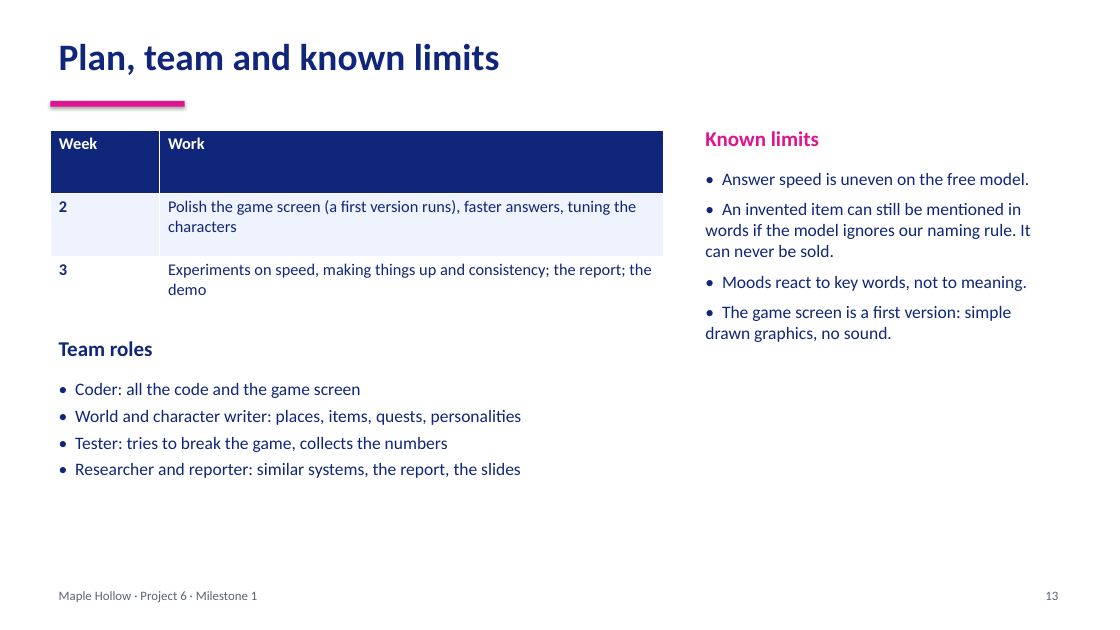
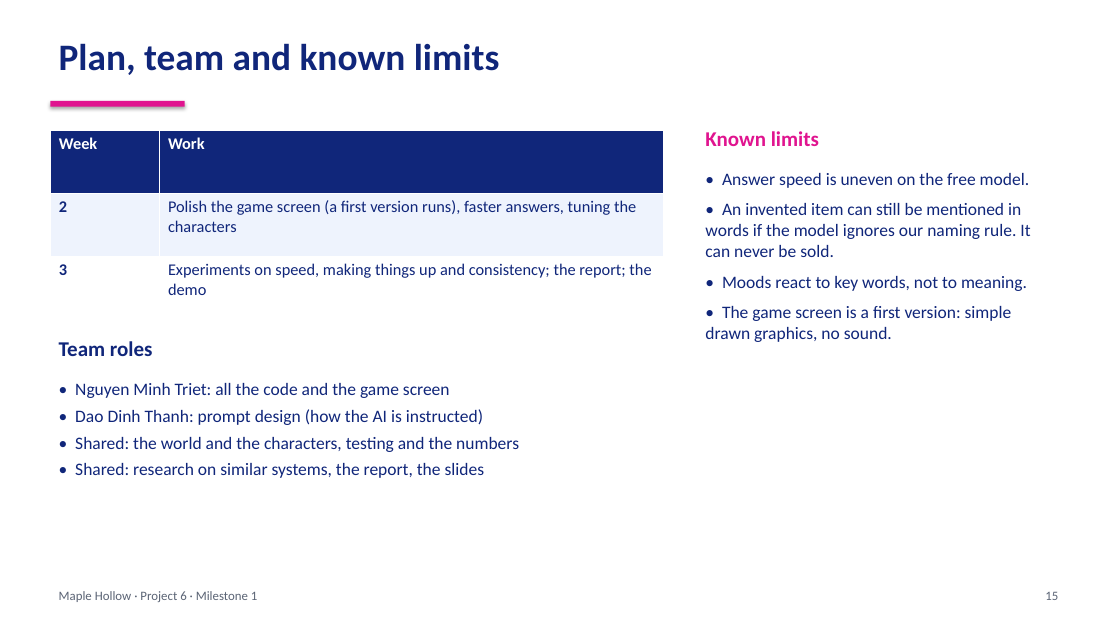
Before and after one commit to MakiseKirusu/Generative_AI_NPC_Dialogue_System, a slide deck: slide 15 of docs/Milestone1_slides.pptx (slide 13 before the commit). Drawn at 1120x630 pixels with LibreOffice and Linux fonts; fonts in the diff are those of the drawing. Boxes give left, top, right and bottom in pixels: in the first picture for what was removed or moved away, otherwise in the second. Text is boxed around its words. In the diff, an @@ line names an element or a change of style, - is before the commit and + after.

Commit message:
Update NPC dialogue system: new docs, slides, scenarios, and game/brain changes

```diff
--- a/docs/Milestone1_slides.pptx
+++ b/docs/Milestone1_slides.pptx
@@ text at (x1=75, y1=383, x2=519, y2=478): text changed @@
-• Coder: all the code and the game screen
-• World and character writer: places, items, quests, personalities
-• Tester: tries to break the game, collects the numbers
-• Researcher and reporter: similar systems, the report, the slides
+• Nguyen Minh Triet: all the code and the game screen
+• Dao Dinh Thanh: prompt design (how the AI is instructed)
+• Shared: the world and the characters, testing and the numbers
+• Shared: research on similar systems, the report, the slides
@@ text at (x1=1045, y1=592, x2=1058, y2=600): text changed @@
-13
+15
```
Also in this commit, not shown: 10 other slides changed, 6 slides added, 31 other files.
